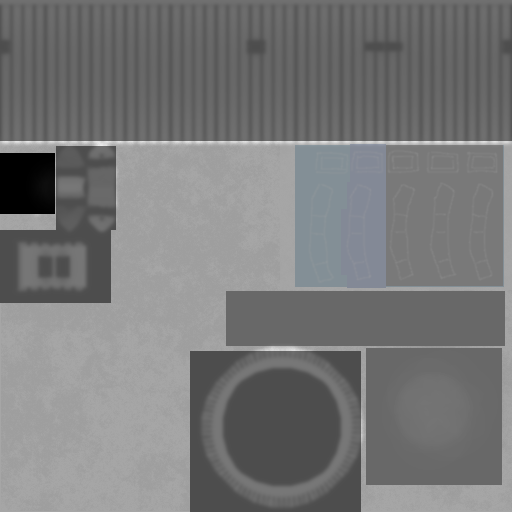
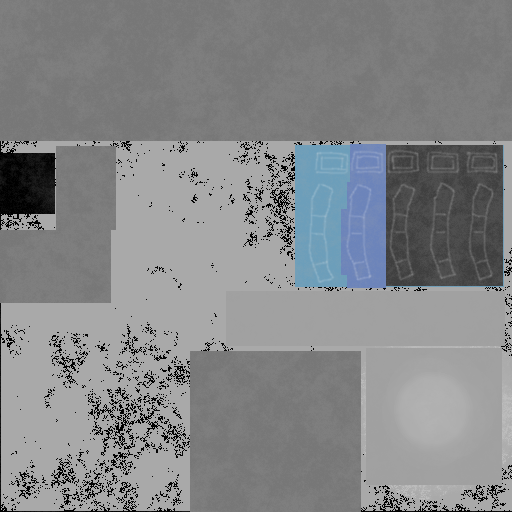
Comparing the layer stacks of the two 512×512 images. Changes:
hid "Warstwa" over [0, 0, 512, 512]
added layer "Warstwa #1" (15%) above "control_assembly.png" over [0, 0, 512, 512]
painted on "control_assembly.png" over [0, 141, 512, 512]
